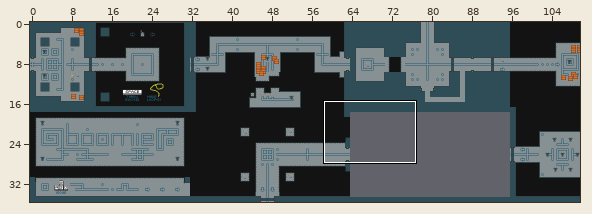
Two versions of a level (Tiled map (JSON), game/assets/map/first_level.json). Above, an overview of the earlier version with the close-up marked.
Close-up. Before:
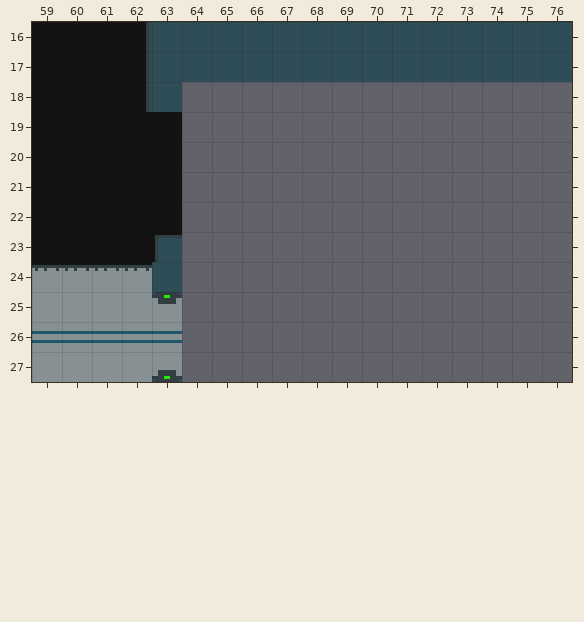
Cells are 10x10 px. Shown: x 59..76, y 16..27. The commit also changed other parts of the map, which this record leaves out.
And afterwards:
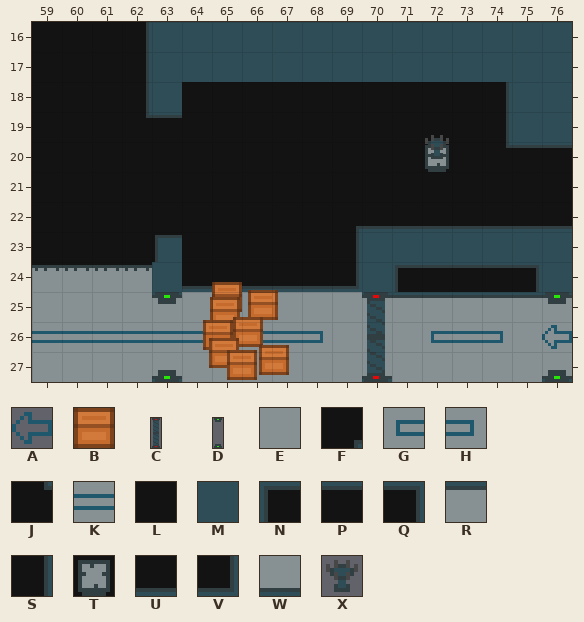
Key: from "arrows": A 7; from "box": B 0; from "door": C 0, D 3; from "static_floors": E 0, F 7, G 10, H 12, J 17, K 31, L 33, M 52, N 62, P 63, Q 64, R 66, S 74, T 80, U 83, V 84, W 86; from "torch": X 0.
_ is an empty cell.
Objects are placed by their top-left corner, in cells (3,4 is the top-left corner of cell 3,4); size is 1x1 cell unless given.
Changes in this commit:
Layer "ground-layer":
Tile E is added in row 25 at x 64 to 69; in row 26 at x 69 to 71 and 75 to 76; in row 27 at x 64 to 69 and 71 to 75.
Tile F is added in row 22 at x 69.
Tile G is added in row 26 at x 72.
Tile H is added in row 26 at x 68 and 74.
Tile J replaces tile L in row 19 at x 62.
Tile J is added in row 20 at x 74.
Tile K is added in row 26 at x 64 to 67 and 73.
Tile L is added in rows 18 to 19 at x 64 to 73; in row 20 at x 64 to 71 and 73; in row 21 at x 64 to 76; in rows 22 to 23 at x 64 to 68.
Tile M is added in rows 18 to 19 at x 75 to 76; in row 23 at x 70 to 76; in row 24 at x 70 and 76.
Tile N is added in row 24 at x 71.
Tile P replaces tile L in row 19 at x 63.
Tile P is added in row 20 at x 75 to 76; in row 24 at x 72 to 74.
Tile Q is added in row 24 at x 75.
Tile R is added in row 25 at x 70 to 76.
Tile S is added in rows 18 to 19 at x 74; in row 23 at x 69.
Tile T is added in row 20 at x 72.
Tile U is added in row 22 at x 70 to 76; in row 24 at x 64 to 68.
Tile V is added in row 24 at x 69.
Tile W is added in row 27 at x 70 and 76.
Layer "fluff-layer":
Tile A is added in row 26 at x 76.
Layer "interactable-layer":
A new object: X at 72,19.7.
A new object: B at 65,24.7.
A new object: B at 66.2,24.9.
A new object: B at 64.9,25.2.
A new object: B at 65.7,25.8.
A new object: B at 64.7,25.9.
A new object: B at 64.9,26.5.
A new object: B at 66.6,26.8.
A new object: B at 65.5,26.9.
A new object: C "r7_d3" at 70,25 size 1x3.
A new object: D "r7_d2" at 76,25 size 1x3.
